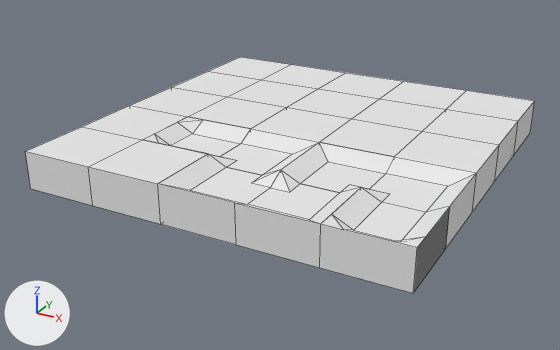
The OBJ model Assets/Stimuli/60s.obj as it was, and as the next commit left it.
Before and after are seen from a 50 mm camera at (12.91, -13.42, 7.57) aimed at (3.66, 3.4, -0.83). The lights are fixed; the arrows at lower left show +X, +Y and +Z. Mesh edges are drawn as thin lines. Where no turn or scale is listed for an object, it has been applied to the vertices. Vertices at the same position are counted once.

Script lines for the objects in view, before the commit:
```python
ob_block_0_0_block_2125 = bpy.data.objects.new('block.0.0_block.2125', me_block_0_0_block_2125)
ob_block_0_0_block_2125.location = (0.0, 0.0, 0.0)
ob_block_4_2_block_2140 = bpy.data.objects.new('block.4.2_block.2140', me_block_4_2_block_2140)
ob_block_4_2_block_2140.location = (0.0, 0.0, 0.0)
ob_corner_2_0_corner_486 = bpy.data.objects.new('corner.2.0_corner.486', me_corner_2_0_corner_486)
ob_corner_2_0_corner_486.location = (0.0, 0.0, 0.0)
ob_corner_2_1_corner_487 = bpy.data.objects.new('corner.2.1_corner.487', me_corner_2_1_corner_487)
ob_corner_2_1_corner_487.location = (0.0, 0.0, 0.0)
ob_corner_3_0_corner_488 = bpy.data.objects.new('corner.3.0_corner.488', me_corner_3_0_corner_488)
ob_corner_3_0_corner_488.location = (0.0, 0.0, 0.0)
ob_corner_3_1_corner_489 = bpy.data.objects.new('corner.3.1_corner.489', me_corner_3_1_corner_489)
ob_corner_3_1_corner_489.location = (0.0, 0.0, 0.0)
ob_corner_4_1_corner_490 = bpy.data.objects.new('corner.4.1_corner.490', me_corner_4_1_corner_490)
ob_corner_4_1_corner_490.location = (0.0, 0.0, 0.0)
ob_ending_1_1_ending_237 = bpy.data.objects.new('ending.1.1_ending.237', me_ending_1_1_ending_237)
ob_ending_1_1_ending_237.location = (0.0, 0.0, 0.0)
ob_ending_4_0_ending_238 = bpy.data.objects.new('ending.4.0_ending.238', me_ending_4_0_ending_238)
ob_ending_4_0_ending_238.location = (0.0, 0.0, 0.0)
# me_block_1_0_block_2130
# before: 0 (1.0, -1.0, -0.5) at pixel (92, 205), 1 (1.0, -1.0, 0.5) at pixel (88, 166), 2 (1.0, 1.0, -0.5), 3 (1.0, 1.0, 0.5) at pixel (142, 139), 4 (3.0, -1.0, -0.5) at pixel (160, 224)
# before: 5 (3.0, -1.0, 0.5) at pixel (157, 183), 6 (3.0, 1.0, -0.5), 7 (3.0, 1.0, 0.5) at pixel (208, 153)
# also in view: 'block.0.3_block.2128' at (0.0, 6.0, 0.0); 'block.4.3_block.2141' at (8.0, 6.0, 0.0); 'block.2.2_block.2134' at (4.0, 4.0, 0.0); 'block.1.4_block.2133' at (2.0, 8.0, 0.0); 'block.1.2_block.2131' at (2.0, 4.0, 0.0)
```
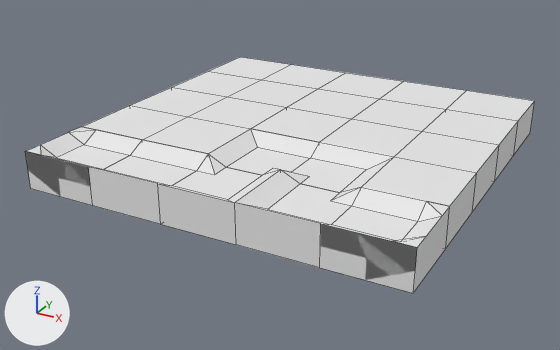
What differs and where, as boxes (x1, y1, x2, y2) in the pictures (560 x 350 px; the box of a moved part takes in the faces that stretch with it):
'block.1.0_block.2130', reshaped
    before: (88, 140, 207, 224)
    after: (88, 140, 208, 224)
'corner.3.1_corner.489', mesh turned
    before: (281, 142, 394, 193)
    after: (282, 142, 393, 193)
'ending.1.1_ending.237', reshaped
    before: (142, 117, 250, 156)
    after: (142, 117, 250, 154)
part 2 of me_corner_4_1_corner_490, cut back
    before: (362, 157, 476, 212)
    after: (362, 157, 476, 206)
part 3 of me_corner_2_0_corner_486, moved or reshaped
    both: (158, 154, 280, 245)
part 4 of me_corner_2_1_corner_487, moved or reshaped
    both: (209, 129, 319, 175)
part 5 of me_corner_3_0_corner_488, moved or reshaped
    both: (235, 170, 361, 267)
part 7 of me_block_0_0_block_2125, built on
    before: (26, 127, 142, 167)
    after: (26, 127, 142, 204)
part 8 of me_ending_4_0_ending_238, moved or reshaped
    both: (320, 187, 450, 293)
part 9 of me_block_1_0_block_2130, built on
    before: (89, 140, 207, 184)
    after: (91, 140, 208, 186)

The change, as a list of edits to the scene's bpy script:
```text
Change me_block_0_0_block_2125:
    remove me_block_0_0_block_2125.from_pydata(...)  # 8 vertices, 6 faces; spans x -1.0..1.0, y -1.0..1.0, z -0.5..0.5
    remove me_block_0_0_block_2125.materials.append(mat_material)  # white #e7e7e7
    add me_block_0_0_block_2125.from_pydata(...)  # 16 vertices, 15 faces; spans x -1.0..1.0, y -1.0..1.0, z -0.5..0.5
    me_block_0_0_block_2125 part 7
    3 faces are deleted
    8 vertices are added at x -1.0..1.0, y -1.0..1.0, z 0.25..0.5
    12 new faces join them
    add me_block_0_0_block_2125.materials.append(mat_none)  # white #e7e7e7
Change me_block_1_0_block_2130:
    where me_block_1_0_block_2130.from_pydata(...)  # 8 vertices, 6 faces; spans x 1.0..3.0, y -1.0..1.0, z -0.5..0.5
    verts and faces of me_block_1_0_block_2130; kept vertices keep their numbers, new ones are numbered from 8
    remove me_block_1_0_block_2130.materials.append(mat_material)  # white #e7e7e7
    me_block_1_0_block_2130 part 9
    add delete_faces([(0, 1, 3, 2), (4, 6, 7, 5), (1, 5, 7, 3)])
    add verts[8] = (1.0, 0.5, 0.25)  # pixel (130, 155)
    add verts[9] = (3.0, 0.5, 0.25)  # pixel (196, 170)
    add verts[10] = (1.0, -0.5, 0.25)  # pixel (103, 169)
    add verts[11] = (3.0, -0.5, 0.25)  # pixel (171, 185)
    add faces += [(1, 5, 11, 10), (0, 1, 10, 8, 3, 2), (4, 6, 7, 9, 11, 5), (3, 8, 9, 7), (8, 10, 11, 9)]
    add me_block_1_0_block_2130.materials.append(mat_none)  # white #e7e7e7
Change me_corner_2_0_corner_486:
    where me_corner_2_0_corner_486.from_pydata(...)  # 15 vertices, 10 faces, 3 loose edges; spans x 3.0..5.0, y -1.0..1.0, z -0.5..0.5
    me_corner_2_0_corner_486 part 3: the whole mesh is turned 90 degrees about the z axis through its middle
Change me_corner_2_1_corner_487:
    where me_corner_2_1_corner_487.from_pydata(...)  # 15 vertices, 10 faces, 3 loose edges; spans x 3.0..5.0, y 1.0..3.0, z -0.5..0.5
    me_corner_2_1_corner_487 part 4: the whole mesh is turned 90 degrees about the z axis through its middle
Change me_corner_3_0_corner_488:
    where me_corner_3_0_corner_488.from_pydata(...)  # 15 vertices, 10 faces, 3 loose edges; spans x 5.0..7.0, y -1.0..1.0, z -0.5..0.5
    me_corner_3_0_corner_488 part 5: the whole mesh is turned -90 degrees about the z axis through its middle
Change me_corner_3_1_corner_489:
    where me_corner_3_1_corner_489.from_pydata(...)  # 15 vertices, 10 faces, 3 loose edges; spans x 5.0..7.0, y 1.0..3.0, z -0.5..0.5
    me_corner_3_1_corner_489 part 6: the whole mesh is turned -90 degrees about the z axis through its middle
Change me_corner_4_1_corner_490:
    remove me_corner_4_1_corner_490.from_pydata(...)  # 15 vertices, 10 faces, 3 loose edges; spans x 7.0..9.0, y 1.0..3.0, z -0.5..0.5
    remove me_corner_4_1_corner_490.materials.append(mat_none)  # white #e7e7e7
    add me_corner_4_1_corner_490.from_pydata(...)  # 8 vertices, 6 faces; spans x 7.0..9.0, y 1.0..3.0, z -0.5..0.5
    me_corner_4_1_corner_490 part 2
    7 vertices are removed from x 7.0..8.5, y 1.0..2.5, z 0.0..0.25
    7 faces are deleted
    3 loose edges are deleted
    3 new faces join them
    add me_corner_4_1_corner_490.materials.append(mat_material)  # white #e7e7e7
Change me_ending_1_1_ending_237:
    remove me_ending_1_1_ending_237.from_pydata(...)  # 16 vertices, 15 faces; spans x 1.0..3.0, y 1.0..3.0, z -0.5..0.5
    remove me_ending_1_1_ending_237.materials.append(mat_none)  # white #e7e7e7
    add me_ending_1_1_ending_237.from_pydata(...)  # 8 vertices, 6 faces; spans x 1.0..3.0, y 1.0..3.0, z -0.5..0.5
    me_ending_1_1_ending_237 part 1
    8 vertices are removed from x 1.0..3.0, y 1.0..3.0, z 0.25..0.5
    12 faces are deleted
    3 new faces join them
    add me_ending_1_1_ending_237.materials.append(mat_material)  # white #e7e7e7
Change me_ending_4_0_ending_238:
    where me_ending_4_0_ending_238.from_pydata(...)  # 16 vertices, 15 faces; spans x 7.0..9.0, y -1.0..1.0, z -0.5..0.5
    me_ending_4_0_ending_238 part 8: the whole mesh is turned 90 degrees about the z axis through its middle
```
